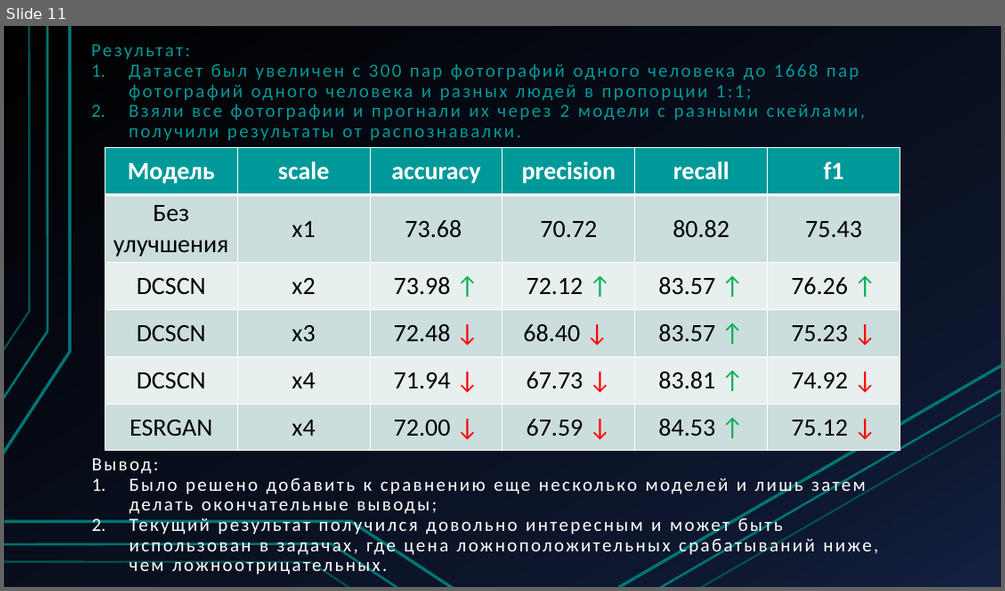
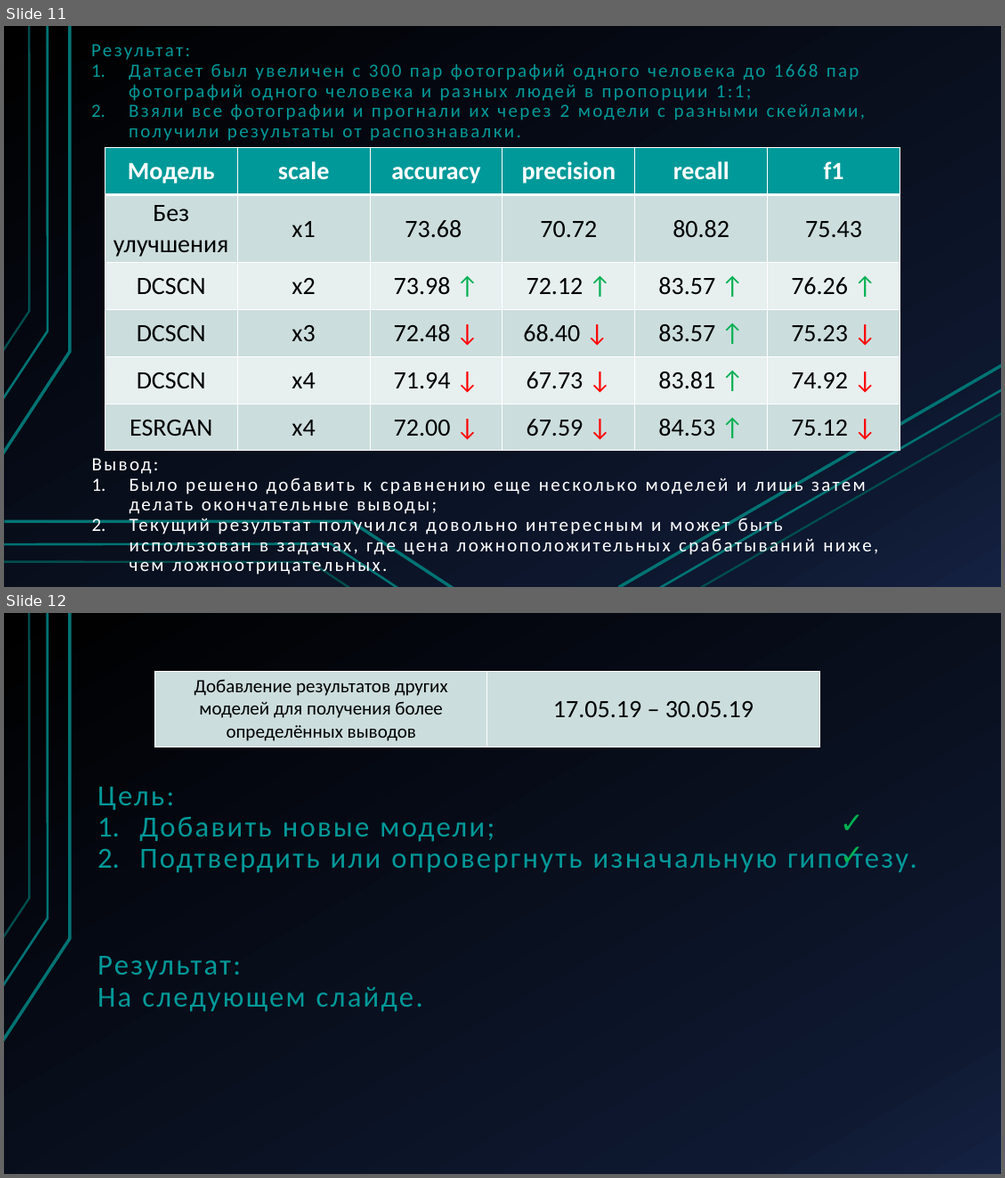
Before and after one commit to NikitiusD/Person-recognizer-with-Face-Detection-and-Super-Resolution, a slide deck: Улучшение качества изображений.pptx. Shown one above the other, each under a label of ours: slide 11 before the commit, slides 11 and 12 after it. The pictures are 1005x591 and 1005x1178 pixels, drawn with LibreOffice and Linux fonts; fonts in the diff are those of the drawing. Boxes give left, top, right and bottom in pixels: in the first picture for what was removed or moved away, otherwise in the second. Text is boxed around its words. In the diff, an @@ line names an element or a change of style, - is before the commit and + after.

```diff
--- a/Улучшение качества изображений.pptx
+++ b/Улучшение качества изображений.pptx
@@ slide 12 added at bbox=[4, 613, 1001, 1174], background gradient #000000 to #0F1931 to #142242; not listed: 3 template elements that a slide beside it also shows @@
@@ table added at bbox=[155, 671, 819, 746], 1 rows, 2 columns @@
+Добавление результатов других моделей для получения более определённых выводов | 17.05.19 – 30.05.19
@@ text added at bbox=[97, 787, 917, 873], 28 pt, text #009999 @@
+Цель:
+1. Добавить новые модели;
+2. Подтвердить или опровергнуть изначальную гипотезу.
@@ text added at bbox=[832, 800, 869, 843], 28 pt, text #00B050 @@
+✓
@@ text added at bbox=[832, 833, 869, 876], 28 pt, text #00B050 @@
+✓
@@ text added at bbox=[97, 956, 423, 1012], 28 pt, text #009999 @@
+Результат:
+На следующем слайде.
```
Also in this commit, not shown: 1 slide changed, 1 other slide added, 9 other files.
